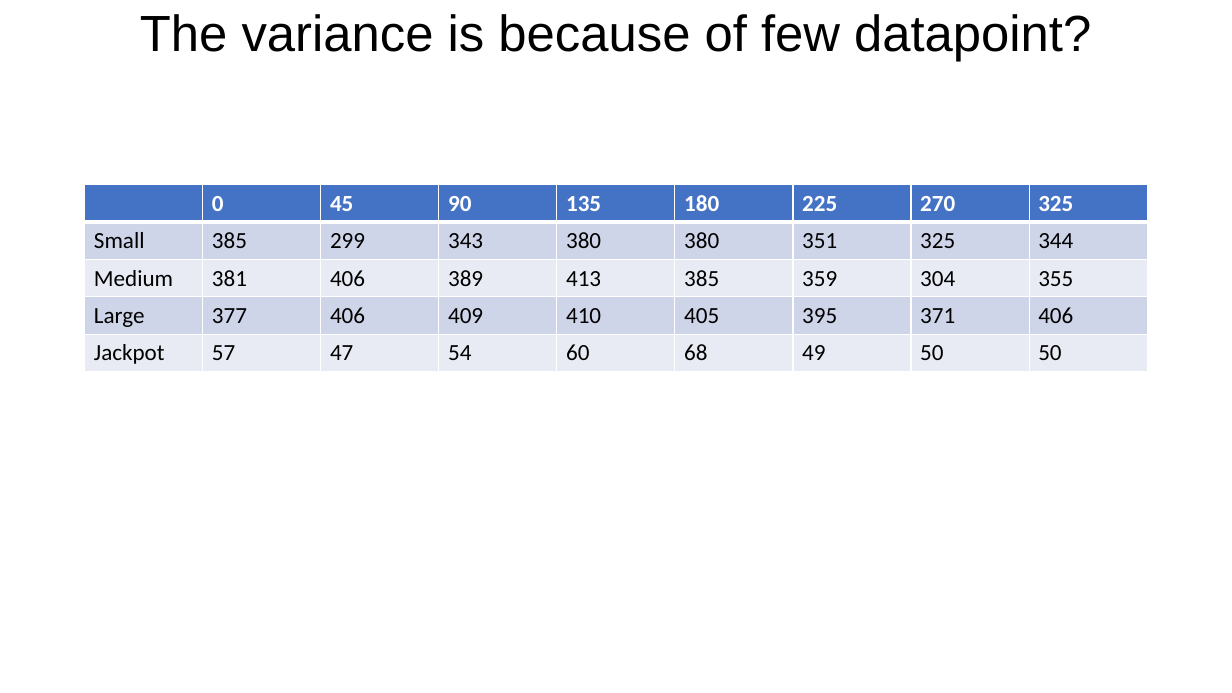
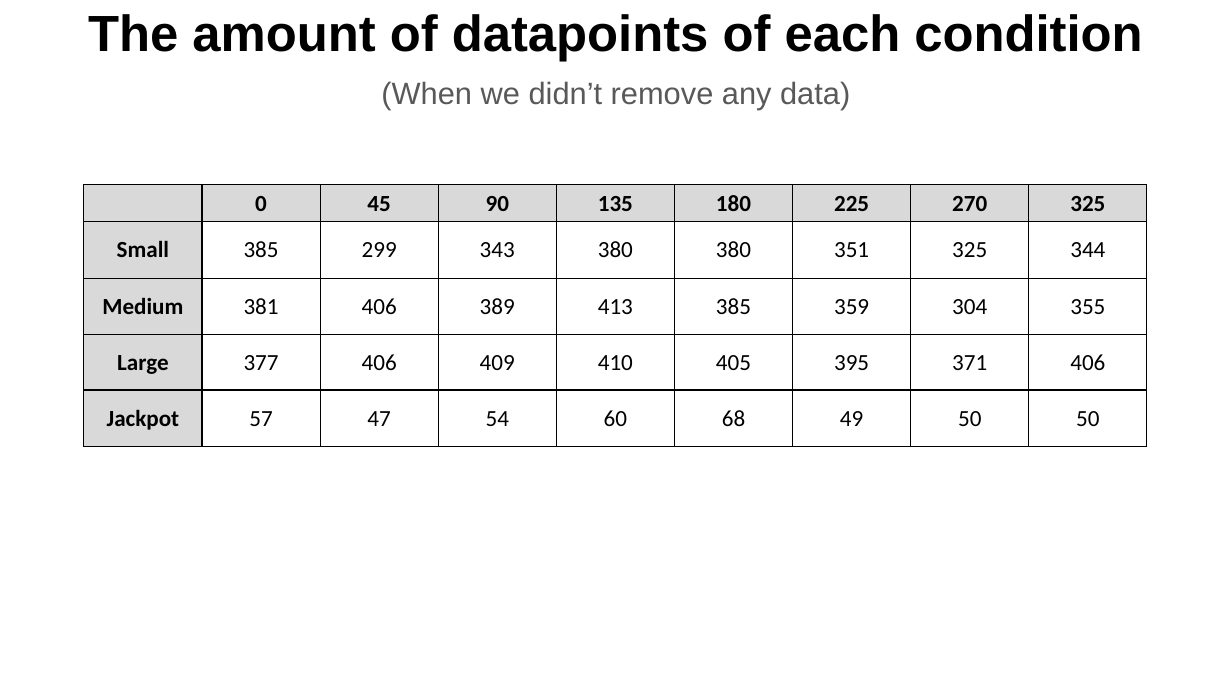
Before and after one commit to Hiroo-Miyata/chase-lab, a slide deck: slide 13 of report/20220902.pptx (slide 5 before the commit). Drawn at 1232x693 pixels with LibreOffice and Linux fonts; fonts in the diff are those of the drawing. Boxes give left, top, right and bottom in pixels: in the first picture for what was removed or moved away, otherwise in the second. Text is boxed around its words. In the diff, an @@ line names an element or a change of style, - is before the commit and + after.

```diff
--- a/report/20220902.pptx
+++ b/report/20220902.pptx
@@ title at (88, 14, 1142, 62): text changed; bold on @@
-The variance is because of few datapoint?
+The amount of datapoints of each condition
@@ text added at (381, 81, 850, 109), 24 pt, text #595959 @@
+(When we didn’t remove any data)
@@ table at (84, 185, 1149, 446) @@
@@ fill #4472C4 to #D9D9D9 in row 1 @@
@@ fill #CFD5EA to #D9D9D9 in 2 cells @@
@@ fill #CFD5EA to #FFFFFF in 16 cells @@
@@ fill #E9EBF5 to #D9D9D9 in 2 cells @@
@@ fill #E9EBF5 to #FFFFFF in 16 cells @@
@@ text colour #FFFFFF to #000000 in "0", "45", "90", "135" and 4 more places @@
@@ bold on in "Small", "Medium", "Large", "Jackpot" @@
@@ alignment left to centre @@
@@ borders changed @@
```
Also in this commit, not shown: 4 other slides changed, 6 slides added, 1 slide removed, 13 other files.
